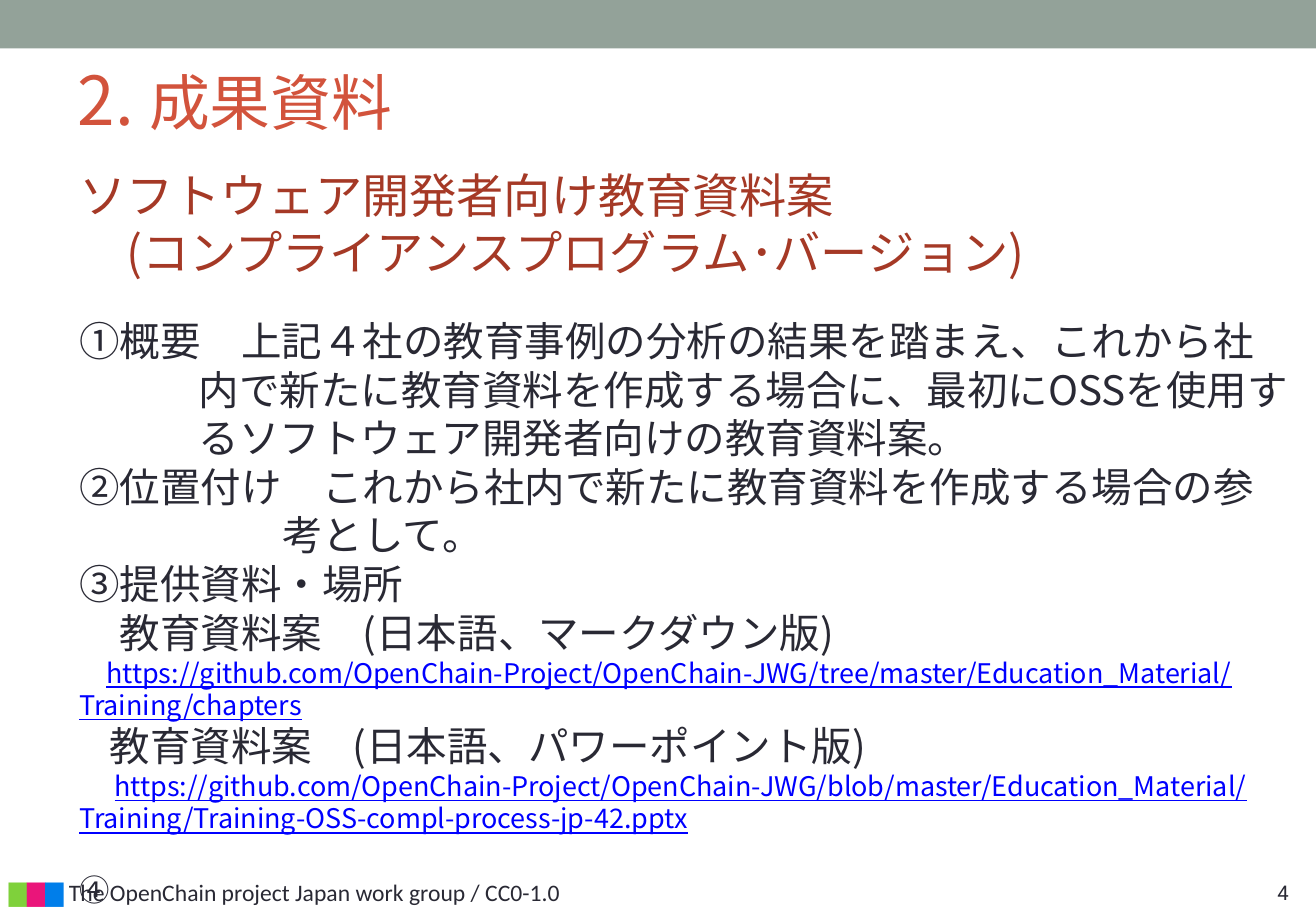
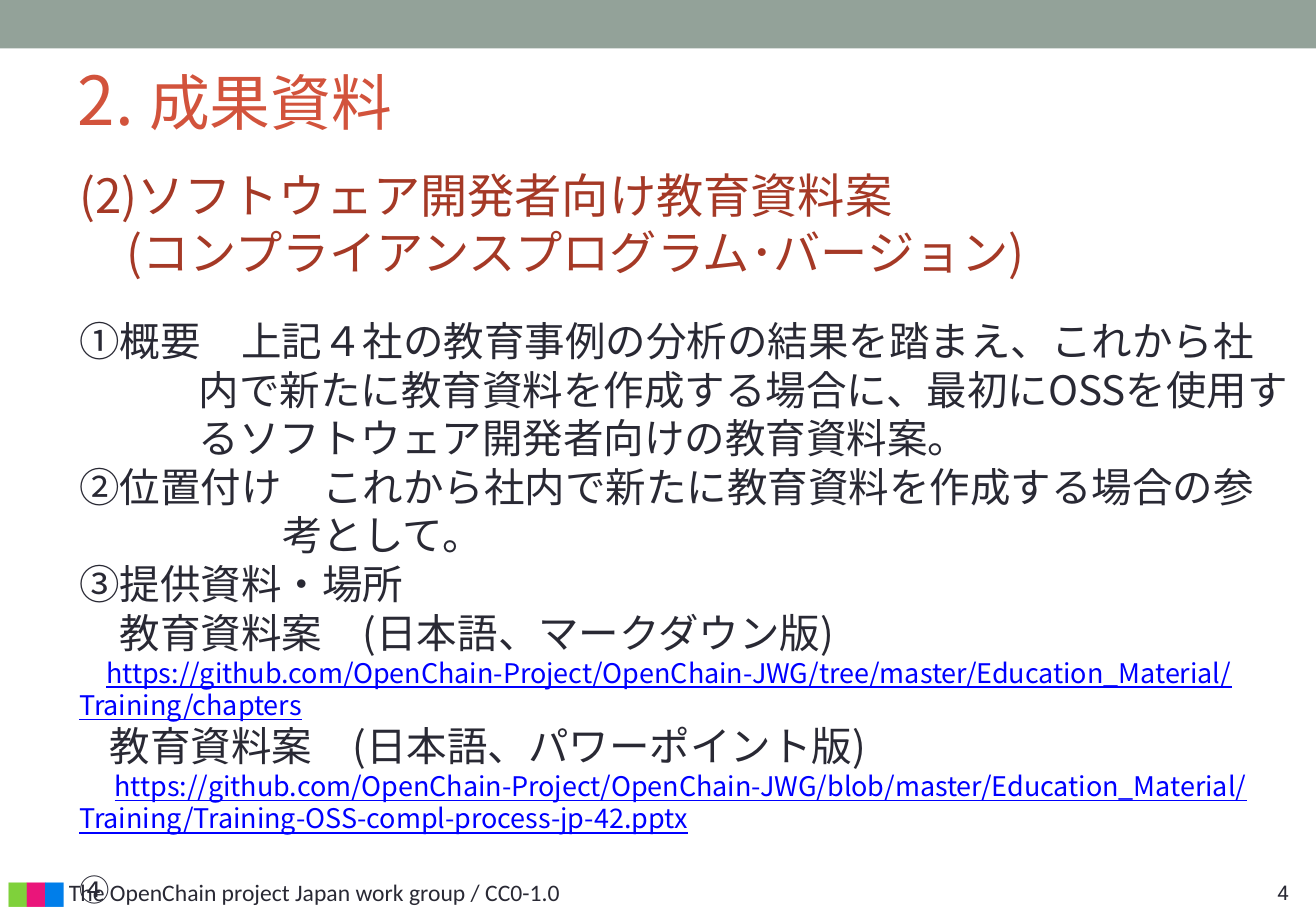
Before and after one commit to YoshitakaIwata/test, a slide deck: slide 4 of OpenChain_JapanWG_EducationSG_20210317.pptx. Drawn at 1316x911 pixels with LibreOffice and Linux fonts; fonts in the diff are those of the drawing; background and template pictures are left out. Boxes give left, top, right and bottom in pixels: in the first picture for what was removed or moved away, otherwise in the second. Text is boxed around its words. In the diff, an @@ line names an element or a change of style, - is before the commit and + after.

```diff
--- a/OpenChain_JapanWG_EducationSG_20210317.pptx
+++ b/OpenChain_JapanWG_EducationSG_20210317.pptx
@@ text at [79, 173, 1025, 279]: text changed @@
-ソフトウェア開発者向け教育資料案
-(コンプライアンスプログラム･バージョン)
+(2)ソフトウェア開発者向け教育資料案
+(コンプライアンスプログラム･バージョン)
```
Also in this commit, not shown: 3 other slides changed.
